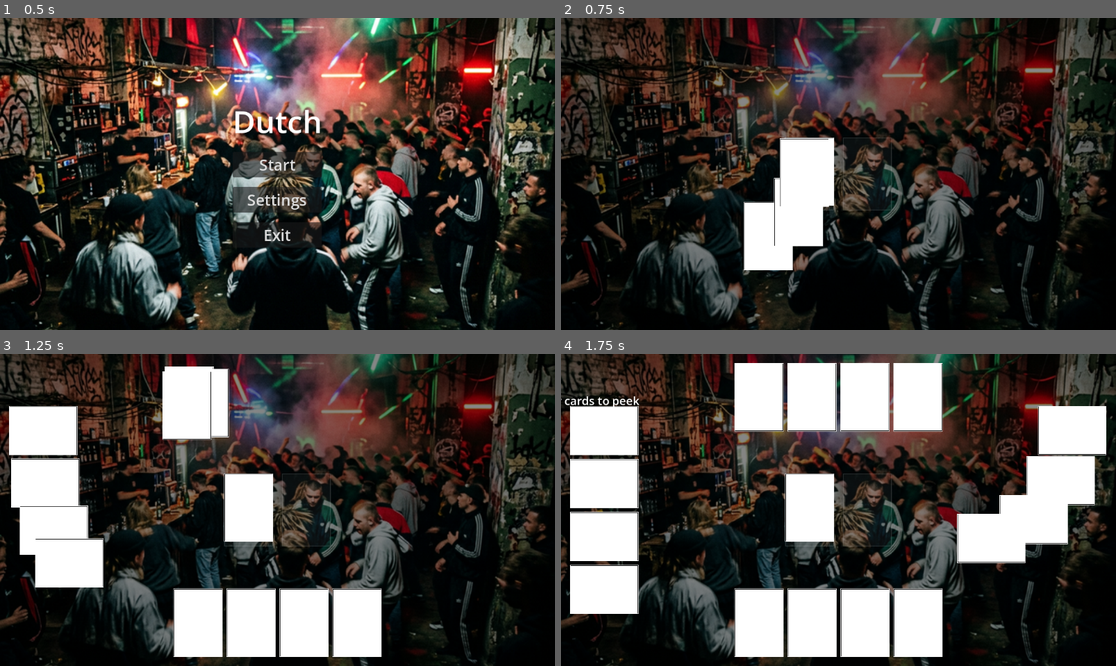
Above: before the commit, frames 1-4 (two rows, left to right).
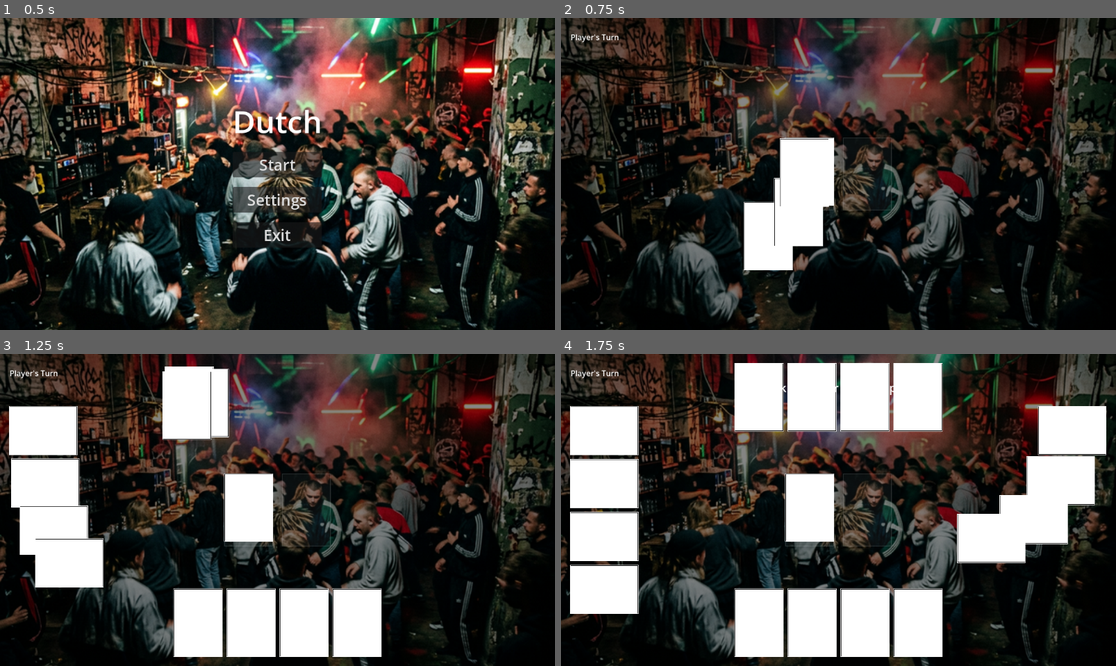
Above: after the commit, the same moments.

Repository: DinVin24/dutch
Game: Godot game, scene res://main_menu.tscn
The game is run twice, just before and just after one commit, with the same random seed, the same clock (stepped at 60 frames per second) and the same inputs.
Inputs (mouse positions are in pixels of both pictures, inside the frame that each line leads up to):
- Up to frame 1 (0.5 s): no input
- Up to frame 2 (0.75 s): click "Start" at 0.5 s
- Up to frame 3 (1.25 s): no input
- Up to frame 4 (1.75 s): click (810, 506) at 1.27 s

Frame 1 is identical in both runs. In frame 2, less than 0.1% of the frame differs, in the area x 1-11%, y 5-8%; in frame 3, less than 0.1%; in frame 4, 0.3%, in the area x 0-60%, y 5-18%.

Commit message:
fix: implement responsive UI layout using containers
- Refactored HUD into TopLeft (MarginContainer) and TopCenter (VBoxContainer)
- Updated game_board.gd to use dynamic HUD containers
- Updated AGENTS.md to forbid closing issues without lead approval
- Created Issue #12 for Responsive UI tracking

Diff:
--- a/game_board.gd
+++ b/game_board.gd
@@ -6,6 +6,8 @@
 @onready var player_pos_top = $PlayerPositions/Top
 @onready var player_pos_left = $PlayerPositions/Left
 @onready var player_pos_right = $PlayerPositions/Right
+@onready var turn_label = $GameUI/MainHUD/TopLeft/TurnLabel
+@onready var top_center = $GameUI/MainHUD/TopCenter
 
 var player_hands: Array = [[], [], [], []]
 var card_spacing = 110.0
@@ -75,15 +77,8 @@
 	var p_info = GameManager.players_info[player_idx]
 	var label_text = p_info.name + "'s Turn"
 
-	if not $GameUI/MainHUD.has_node("TurnLabel"):
-		var label = Label.new()
-		label.name = "TurnLabel"
-		label.horizontal_alignment = HORIZONTAL_ALIGNMENT_LEFT
-		$GameUI/MainHUD.add_child(label)
-		label.set_anchors_preset(Control.PRESET_TOP_LEFT)
-		label.position = Vector2(20, 20)
-
-	$GameUI/MainHUD.get_node("TurnLabel").text = label_text
+	if turn_label:
+		turn_label.text = label_text
 
 func _on_deck_clicked():
 	if GameManager.current_state != GameManager.GameState.TURN_START_DRAW:
@@ -171,24 +166,22 @@
 	reposition_all_cards()
 
 func _show_message(text: String):
-	var label = get_node_or_null("GameUI/MainHUD/AbilityMessage")
-	if not label:
-		label = Label.new()
-		label.name = "AbilityMessage"
-		label.horizontal_alignment = HORIZONTAL_ALIGNMENT_CENTER
-		label.grow_horizontal = Control.GROW_DIRECTION_BOTH
-		$GameUI/MainHUD.add_child(label)
-		label.set_anchors_preset(Control.PRESET_CENTER_TOP)
-		label.position.y = 80
-		label.add_theme_font_size_override("font_size", 24)
-
+	# Clear previous messages if any
+	for child in top_center.get_children():
+		child.queue_free()
+
+	var label = Label.new()
+	label.name = "AbilityMessage"
+	label.horizontal_alignment = HORIZONTAL_ALIGNMENT_CENTER
+	label.grow_horizontal = Control.GROW_DIRECTION_BOTH
 	label.text = text
+	label.add_theme_font_size_override("font_size", 24)
+	top_center.add_child(label)
 	label.show()
 
 func _hide_message():
-	var label = get_node_or_null("GameUI/MainHUD/AbilityMessage")
-	if label:
-		label.hide()
+	for child in top_center.get_children():
+		child.queue_free()
 
 func _on_card_discarded(player_idx, card_data):
 	var card_to_discard: Node = null
--- a/game_board.tscn
+++ b/game_board.tscn
@@ -146,3 +146,27 @@
 grow_horizontal = 2
 grow_vertical = 2
 mouse_filter = 2
+
+[node name="TopLeft" type="MarginContainer" parent="GameUI/MainHUD"]
+layout_mode = 1
+offset_right = 200.0
+offset_bottom = 60.0
+theme_override_constants/margin_left = 20
+theme_override_constants/margin_top = 20
+
+[node name="TurnLabel" type="Label" parent="GameUI/MainHUD/TopLeft"]
+layout_mode = 2
+text = "Player's Turn"
+
+[node name="TopCenter" type="VBoxContainer" parent="GameUI/MainHUD"]
+layout_mode = 1
+anchors_preset = 5
+anchor_left = 0.5
+anchor_right = 0.5
+offset_left = -250.0
+offset_top = 20.0
+offset_right = 250.0
+offset_bottom = 120.0
+grow_horizontal = 2
+theme_override_constants/separation = 10
+alignment = 1
Not shown, changed: AGENTS.md
